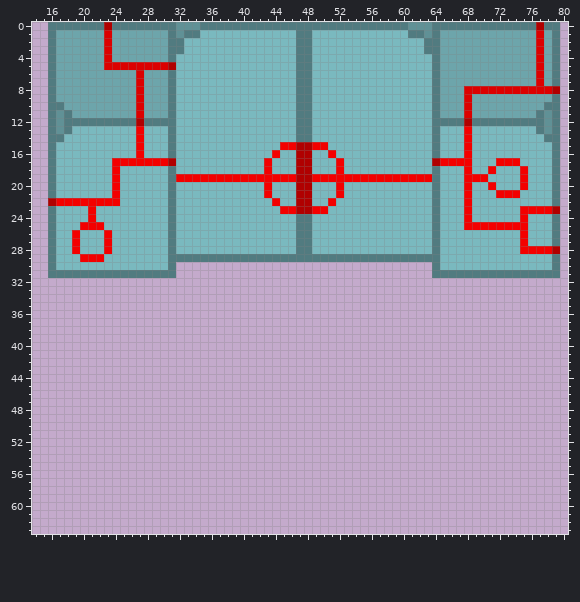
Sprite sheet -- ld30-unity/Assets/Tilesets/internet-door-solid-snake.png. This is how it looked before the edit.
The file is 96x64 pixels. Shown: x 14..80, y 0..63.
New version:
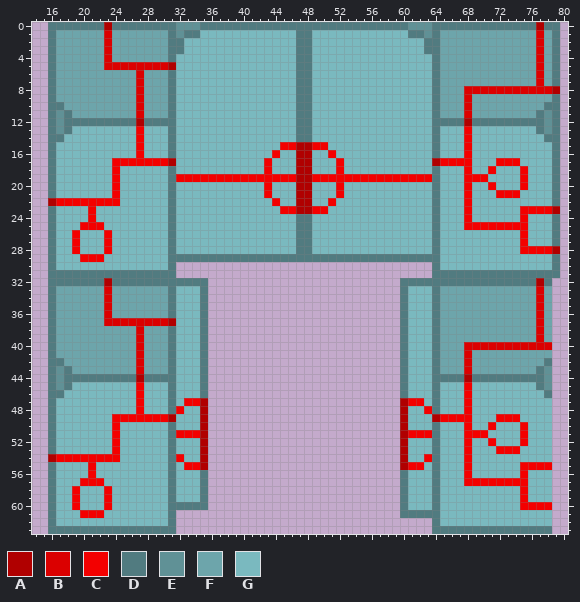
Palette (. is transparent): A #b00000  B #db0000  C #f30000  D #517b80  E #609196  F #6da5ab  G #7ab9bf
Changes in this commit:
Changed rows in their new state; - is an unchanged pixel.
first column x 16:
32 DDDDDDDADDDDDDDDDDDD------------------------DDDDDDDDDDDDDDDDDAD
33 DFFFFFFBFFFFFFFDGGGD------------------------DGGGDFFFFFFFFFFFFBF
34 DFFFFFFBFFFFFFFDGGGD------------------------DGGGDFFFFFFFFFFFFBF
35 DFFFFFFBFFFFFFFDGGGD------------------------DGGGDFFFFFFFFFFFFBF
36 DFFFFFFBFFFFFFFDGGGD------------------------DGGGDFFFFFFFFFFFFBF
37 DFFFFFFBBBBBBBBAGGGD------------------------DGGGDFFFFFFFFFFFFBF
38 DFFFFFFFFFFBFFFDGGGD------------------------DGGGDFFFFFFFFFFFFBF
39 DFFFFFFFFFFBFFFDGGGD------------------------DGGGDFFFFFFFFFFFFBF
40 DFFFFFFFFFFBFFFDGGGD------------------------DGGGDFFFBBBBBBBBBBB
41 DFFFFFFFFFFBFFFDGGGD------------------------DGGGDFFFBFFFFFFFFFF
42 DDFFFFFFFFFBFFFDGGGD------------------------DGGGDFFFBFFFFFFFFFD
43 DEDFFFFFFFFBFFFDGGGD------------------------DGGGDFFFBFFFFFFFFDE
44 DEDDDDDDDDDADDDDGGGD------------------------DGGGDDDDADDDDDDDDDE
45 DEDGGGGGGGGCGGGDGGGD------------------------DGGGDGGGCGGGGGGGGDE
46 DDGGGGGGGGGCGGGDGGGD------------------------DGGGDGGGCGGGGGGGGGD
47 DGGGGGGGGGGCGGGDGCCA------------------------ACCGDGGGCGGGGGGGGGG
48 DGGGGGGGGGGCGGGDCGGA------------------------AGGCDGGGCGGGGGGGGGG
49 DGGGGGGGCCCCCCCAGGGA------------------------AGGGACCCCGGGCCCGGGG
50 DGGGGGGGCGGGGGGDGGGA------------------------AGGGDGGGCGGCGGGCGGG
51 DGGGGGGGCGGGGGGDCCCA------------------------ACCCDGGGCCCGGGGCGGG
52 DGGGGGGGCGGGGGGDGGGA------------------------AGGGDGGGCGGCGGGCGGG
53 DGGGGGGGCGGGGGGDGGGA------------------------AGGGDGGGCGGGCCCGGGG
54 ACCCCCCCCGGGGGGDCGGA------------------------AGGCDGGGCGGGGGGGGGG
55 DGGGGCGGGGGGGGGDGCCA------------------------ACCGDGGGCGGGGGGCCCC
56 DGGGGCGGGGGGGGGDGGGD------------------------DGGGDGGGCGGGGGGCGGG
57 DGGGCCCGGGGGGGGDGGGD------------------------DGGGDGGGCCCCCCCCGGG
58 DGGCGGGCGGGGGGGDGGGD------------------------DGGGDGGGGGGGGGGCGGG
59 DGGCGGGCGGGGGGGDGGGD------------------------DGGGDGGGGGGGGGGCGGG
60 DGGCGGGCGGGGGGGDDDDD------------------------DGGGDGGGGGGGGGGCCCC
61 DGGGCCCGGGGGGGGD----------------------------DDDDDGGGGGGGGGGGGGG
62 DGGGGGGGGGGGGGGD--------------------------------DGGGGGGGGGGGGGG
63 DDDDDDDDDDDDDDDD--------------------------------DDDDDDDDDDDDDDD
